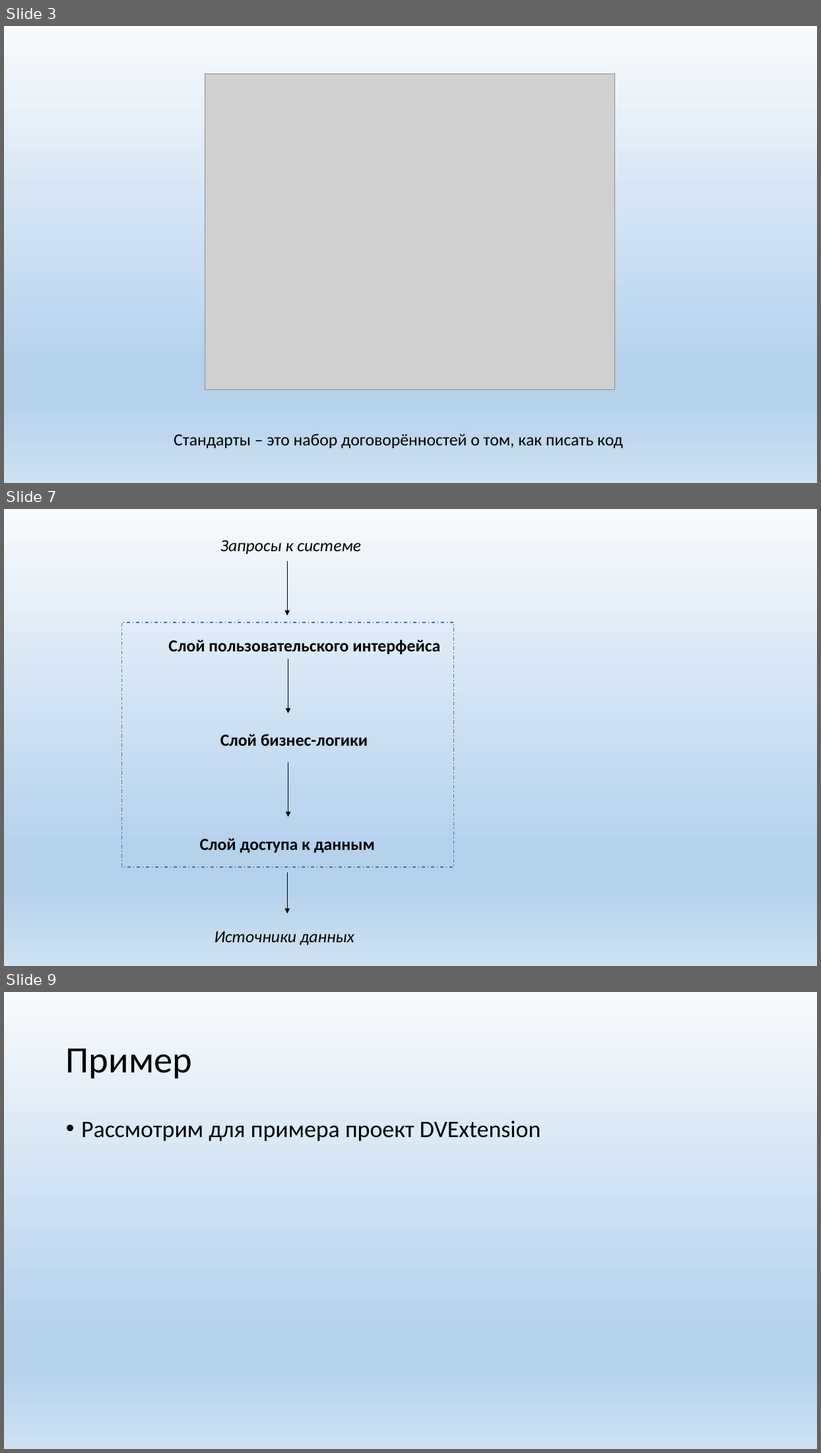
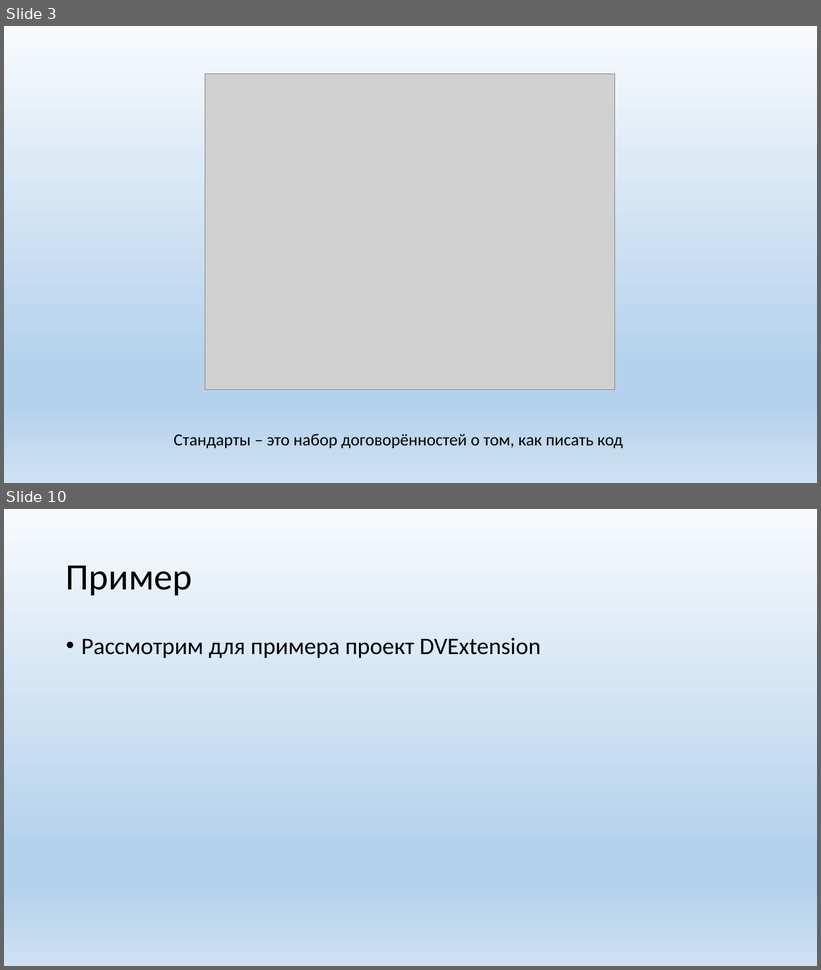
Before and after one commit to sergeyryskulov/Presentations, a slide deck: 10. Стандарты группы DocsVision/Стандарты на архитектуру кода группы DocsVision.pptx. Shown one above the other, each under a label of ours: slides 3, 7 and 9 before the commit, slides 3 and 10 after it; the slides between them are not shown. The pictures are 821x1453 and 821x970 pixels, drawn with LibreOffice and Linux fonts; fonts in the diff are those of the drawing; grey boxes stand for pictures. Boxes give left, top, right and bottom in pixels: in the first picture for what was removed or moved away, otherwise in the second. Text is boxed around its words. In the diff, an @@ line names an element or a change of style, - is before the commit and + after.

```diff
--- a/10. Стандарты группы DocsVision/Стандарты на архитектуру кода группы DocsVision.pptx
+++ b/10. Стандарты группы DocsVision/Стандарты на архитектуру кода группы DocsVision.pptx
@@ slide 7 removed at (x1=4, y1=509, x2=817, y2=966), background gradient #F7FAFD to #B5D2EC to #CEE1F2 @@
@@ text removed at (x1=220, y1=540, x2=361, y2=554) @@
-Запросы к системе
@@ arrow removed from (288, 561) to (288, 616) @@
@@ rectangle removed at (x1=121, y1=623, x2=454, y2=867) @@
@@ text removed at (x1=168, y1=640, x2=440, y2=654) @@
-Слой пользовательского интерфейса
@@ arrow removed from (288, 659) to (288, 714) @@
@@ text removed at (x1=220, y1=734, x2=368, y2=746) @@
-Слой бизнес-логики
@@ arrow removed from (288, 762) to (288, 817) @@
@@ text removed at (x1=200, y1=838, x2=375, y2=853) @@
-Слой доступа к данным
@@ arrow removed from (288, 873) to (288, 914) @@
@@ text removed at (x1=215, y1=931, x2=354, y2=946) @@
-Источники данных
@@ what was slide 9 is now slide 10 @@
```
Also in this commit, not shown: 3 slides changed, 4 slides added, 1 other slide removed.
